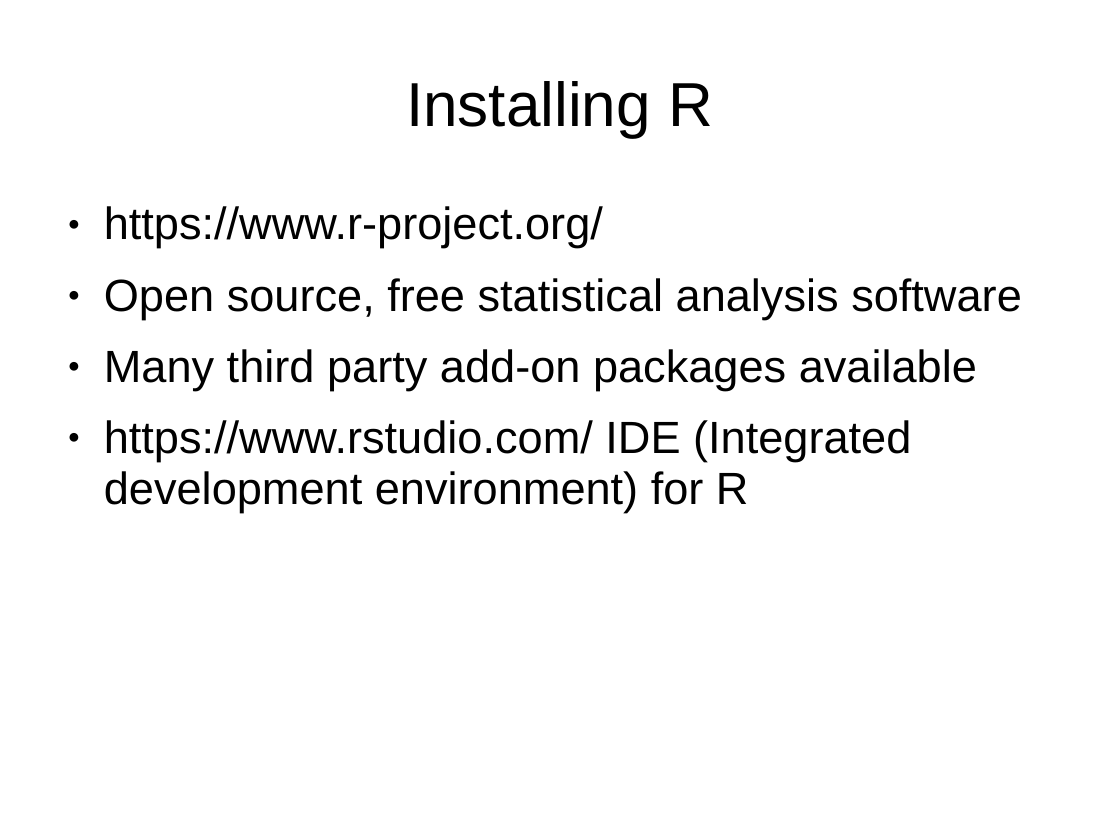
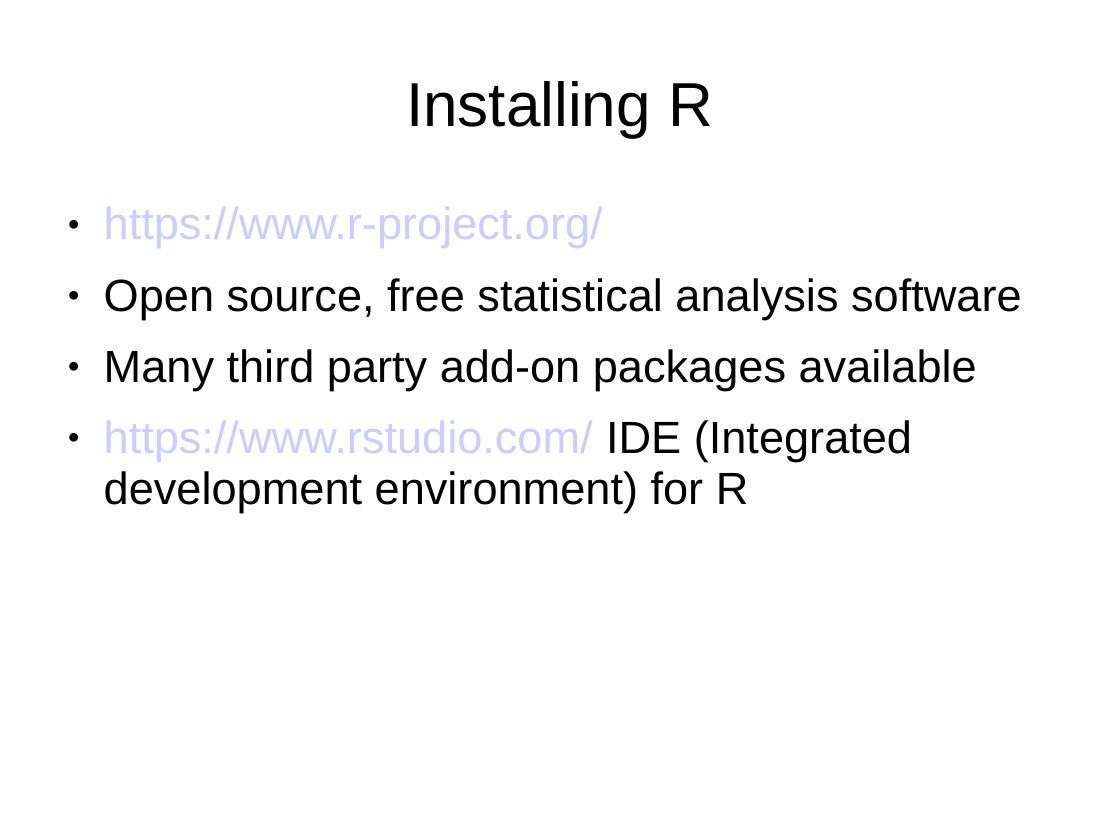
Before and after one commit to thkitapci/R_workshop_REU, a slide deck: slide 3 of R_workshop.ppt. Drawn at 1120x840 pixels with LibreOffice and Linux fonts; fonts in the diff are those of the drawing. Boxes give left, top, right and bottom in pixels: in the first picture for what was removed or moved away, otherwise in the second. Text is boxed around its words. In the diff, an @@ line names an element or a change of style, - is before the commit and + after.

```diff
--- a/R_workshop.ppt
+++ b/R_workshop.ppt
@@ text "https://www.r-project.org/" at bbox=[104, 207, 1022, 512]: text colour #000000 to #CCCCFF in "https://www.r-project.org/", "https://www.rstudio.com/" @@
```
Also in this commit, not shown: 2 other slides changed, 2 other files.
